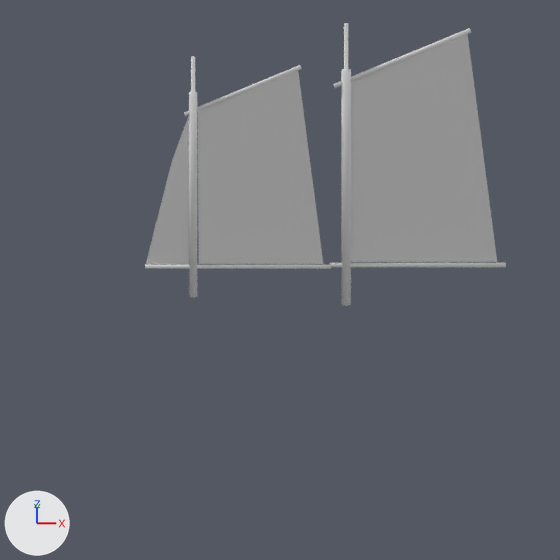
The Blender file blend/ships.blend as it was, and as the next commit left it.
Rendered twice from the file's camera 'Camera'. Lighting does not change. The marker at lower left points along +X, +Y and +Z. The same objects are shown in both versions, whatever each file hides.
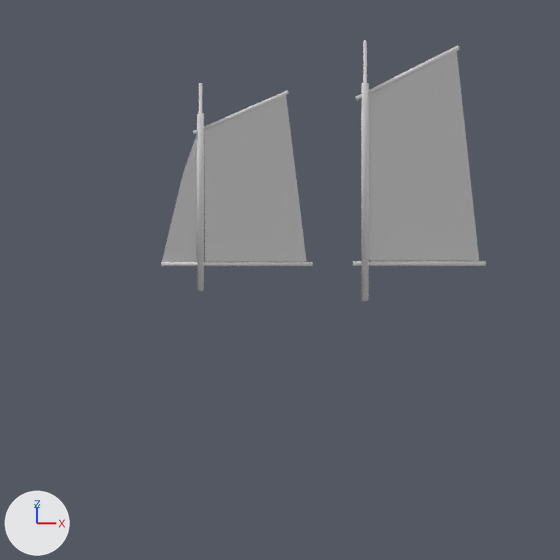
ob_sail_01_7 is not drawn itself; it is the parent of ob_cylinder, ob_cylinder_001.

Patch to the scene script:
```diff
--- a/blend/ships.blend.py
+++ b/blend/ships.blend.py
@@ ob_sail_01_7 @@
 ob_sail_01_7.location = (0.0, 0.0, 0.0)
-ob_sail_01_7.scale = (1.96, 1.0, 2.16)
 ob_sail_01_7.hide_set(True)
@@ ob_cylinder @@
 ob_cylinder.parent = ob_sail_01_7
-ob_cylinder.location = (-0.578, -0.059, 0.186)
+ob_cylinder.location = (-1.038, 0.0, 0.456)
+ob_cylinder.scale = (1.6, 1.0, 1.86)
@@ ob_cylinder_001 @@
 ob_cylinder_001.parent = ob_sail_01_7
-ob_cylinder_001.location = (0.441, -0.059, 0.127)
+ob_cylinder_001.location = (1.111, 0.0, 0.297)
+ob_cylinder_001.scale = (1.48, 1.0, 1.99)
```

What differs and where, as boxes (x1, y1, x2, y2) in the pictures (560 x 560 px):
'Cylinder.001', rescaled, moved (24% narrower, 8% shorter): before (330, 23, 506, 306); after (353, 41, 486, 301)
'Cylinder', rescaled, moved (18% narrower, 14% shorter): before (145, 56, 331, 297); after (161, 83, 313, 291)
